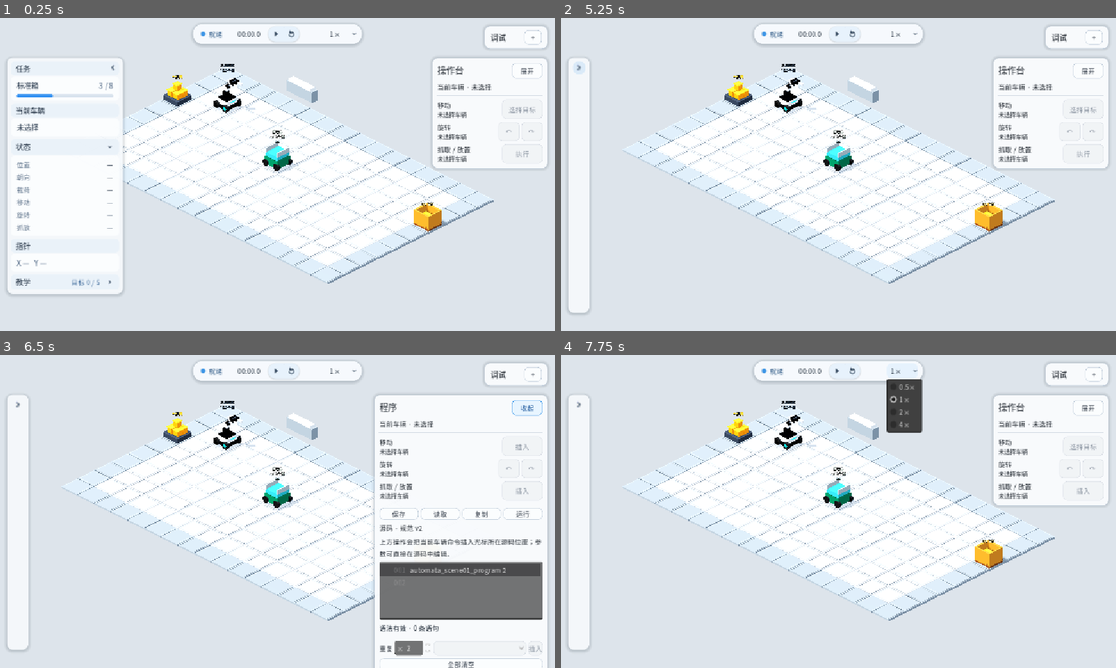
Above: before the commit, frames 1-4 (two rows, left to right).
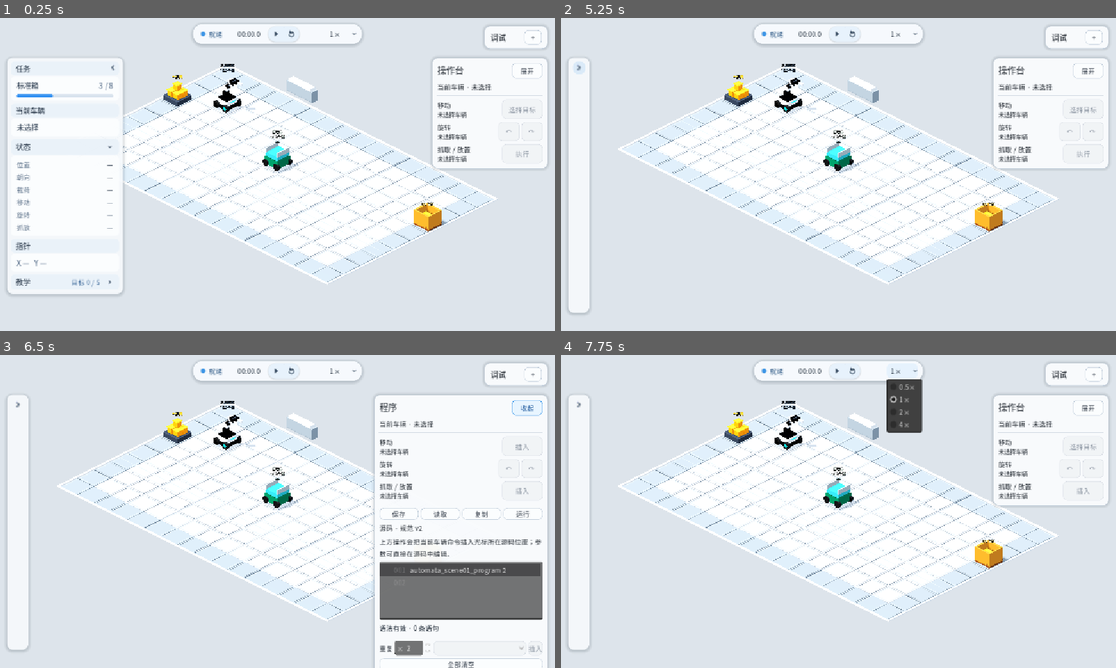
Above: after the commit, the same moments.

Repository: Ri0n72Y/automata
Game: Godot game, scene res://scenes/scene_01/scene_01_basic_packing.tscn
Same seed, same stepped clock (60 frames per second), same inputs: the game is played once before the commit and once after it.
Inputs (mouse positions are in pixels of both pictures, inside the frame that each line leads up to):
- Up to frame 1 (0.25 s): no input
- Up to frame 2 (5.25 s): click (672, 146) at 0.5 s; click (672, 199) at 1.27 s; click "下一步" at 2 s; click "上一步" at 2.75 s; click "跳过教学" at 3.5 s; click "打开教学" at 4.25 s; click (672, 68) at 5 s
- Up to frame 3 (6.5 s): click "展开" at 5.75 s
- Up to frame 4 (7.75 s): click "收起" at 6.5 s; click "1×" at 7.25 s

The runs differ from the first frame. In frame 1, 1.1% of the frame differs, in the area x 22-90%, y 15-86%; in frame 2, 1.3%, in the area x 10-90%, y 15-86%; in frame 3, 1.0%; in frame 4, 1.3%.

Commit message:
feat(scene-01): add floor seams and perimeter frame

Diff:
--- a/scenes/scene_01/components/scene_01_field_16x10.tscn
+++ b/scenes/scene_01/components/scene_01_field_16x10.tscn
@@ -1,16 +1,29 @@
-[gd_scene load_steps=8 format=3]
+[gd_scene load_steps=14 format=3]
 
 [ext_resource type="Script" path="res://scripts/grid/grid_tile_view.gd" id="1_grid_tiles"]
 [ext_resource type="PackedScene" path="res://scenes/scene_01/components/grid_row_boundary_16_static.tscn" id="2_boundary_row"]
 [ext_resource type="PackedScene" path="res://scenes/scene_01/components/grid_row_interior_16_static.tscn" id="3_interior_row"]
-
 [ext_resource type="Material" path="res://scenes/scene_01/materials/neutral_floor.tres" id="4_floor"]
 [ext_resource type="Material" path="res://scenes/scene_01/materials/painted_white.tres" id="5_power"]
 [ext_resource type="Material" path="res://scenes/scene_01/materials/neutral_obstacle.tres" id="6_boundary"]
+[ext_resource type="Material" path="res://scenes/scene_01/materials/floor_panel_alt.tres" id="7_panel"]
+[ext_resource type="Material" path="res://scenes/scene_01/materials/floor_seam.tres" id="8_seam"]
 
 [sub_resource type="BoxShape3D" id="GroundShape"]
 resource_local_to_scene = true
 size = Vector3(16, 0.08, 10)
+
+[sub_resource type="BoxMesh" id="SeamAcrossXMesh"]
+size = Vector3(15.82, 0.008, 0.02)
+
+[sub_resource type="BoxMesh" id="SeamAcrossZMesh"]
+size = Vector3(0.02, 0.008, 9.82)
+
+[sub_resource type="BoxMesh" id="BorderXMesh"]
+size = Vector3(16.16, 0.032, 0.11)
+
+[sub_resource type="BoxMesh" id="BorderZMesh"]
+size = Vector3(0.11, 0.032, 10.16)
 
 [node name="GridTileView" type="Node3D"]
 script = ExtResource("1_grid_tiles")
@@ -60,3 +73,55 @@
 [node name="GroundShape" type="CollisionShape3D" parent="Tiles/GroundBody"]
 position = Vector3(8, -0.04, 5)
 shape = SubResource("GroundShape")
+
+[node name="FloorDetail" type="Node3D" parent="."]
+
+[node name="MajorSeamX4" type="MeshInstance3D" parent="FloorDetail"]
+position = Vector3(4, 0.006, 5)
+mesh = SubResource("SeamAcrossZMesh")
+material_override = ExtResource("8_seam")
+cast_shadow = 0
+
+[node name="MajorSeamX8" type="MeshInstance3D" parent="FloorDetail"]
+position = Vector3(8, 0.006, 5)
+mesh = SubResource("SeamAcrossZMesh")
+material_override = ExtResource("8_seam")
+cast_shadow = 0
+
+[node name="MajorSeamX12" type="MeshInstance3D" parent="FloorDetail"]
+position = Vector3(12, 0.006, 5)
+mesh = SubResource("SeamAcrossZMesh")
+material_override = ExtResource("8_seam")
+cast_shadow = 0
+
+[node name="MajorSeamZ3" type="MeshInstance3D" parent="FloorDetail"]
+position = Vector3(8, 0.006, 3)
+mesh = SubResource("SeamAcrossXMesh")
+material_override = ExtResource("8_seam")
+cast_shadow = 0
+
+[node name="MajorSeamZ65" type="MeshInstance3D" parent="FloorDetail"]
+position = Vector3(8, 0.006, 6.5)
+mesh = SubResource("SeamAcrossXMesh")
+material_override = ExtResource("8_seam")
+cast_shadow = 0
+
+[node name="BorderNorth" type="MeshInstance3D" parent="FloorDetail"]
+position = Vector3(8, 0.016, -0.055)
+mesh = SubResource("BorderXMesh")
+material_override = ExtResource("7_panel")
+
+[node name="BorderSouth" type="MeshInstance3D" parent="FloorDetail"]
+position = Vector3(8, 0.016, 10.055)
+mesh = SubResource("BorderXMesh")
+material_override = ExtResource("7_panel")
+
+[node name="BorderWest" type="MeshInstance3D" parent="FloorDetail"]
+position = Vector3(-0.055, 0.016, 5)
+mesh = SubResource("BorderZMesh")
+material_override = ExtResource("7_panel")
+
+[node name="BorderEast" type="MeshInstance3D" parent="FloorDetail"]
+position = Vector3(16.055, 0.016, 5)
+mesh = SubResource("BorderZMesh")
+material_override = ExtResource("7_panel")
